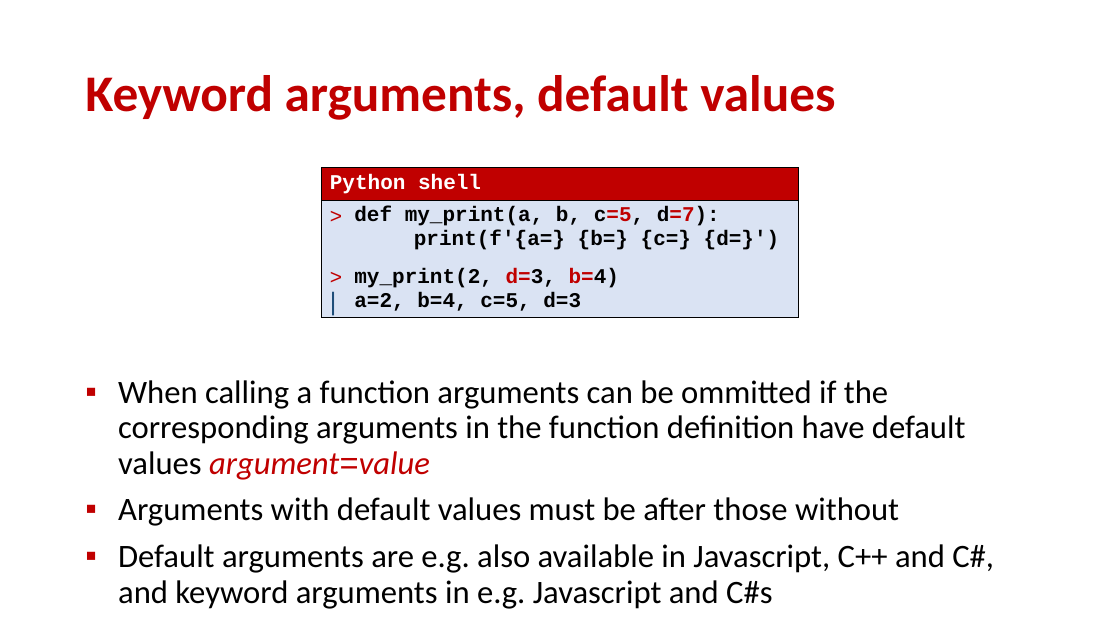
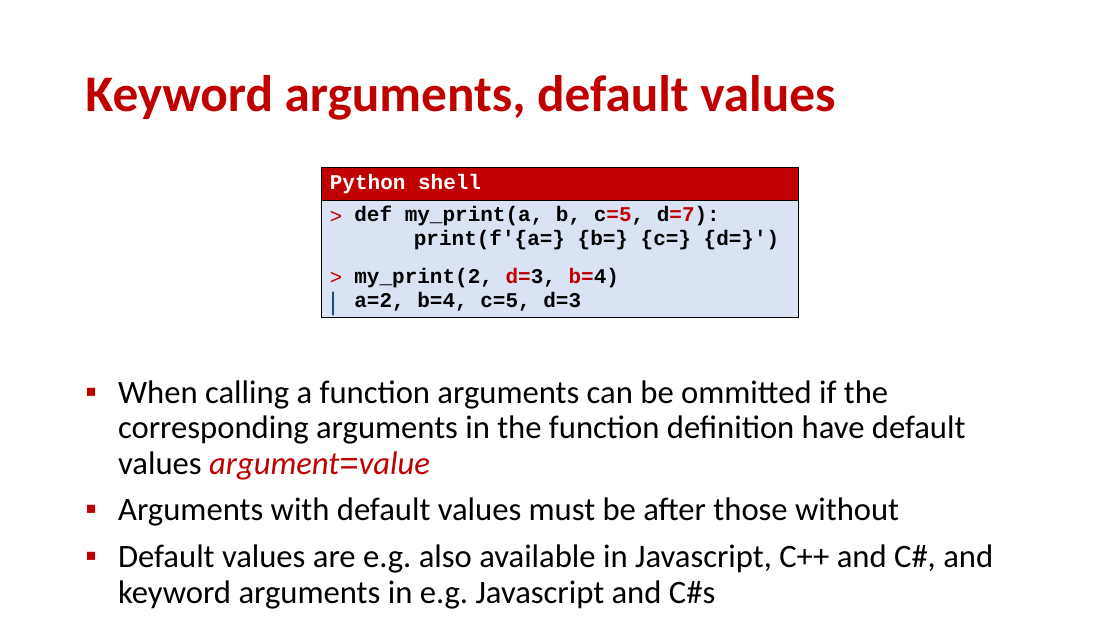
Before and after one commit to gsbrodal/gsbrodal.github.io, a slide deck: slide 16 of ipsa/slides/functions.pptx. Drawn at 1120x630 pixels with LibreOffice and Linux fonts; fonts in the diff are those of the drawing. Boxes give left, top, right and bottom in pixels: in the first picture for what was removed or moved away, otherwise in the second. Text is boxed around its words. In the diff, an @@ line names an element or a change of style, - is before the commit and + after.

```diff
--- a/ipsa/slides/functions.pptx
+++ b/ipsa/slides/functions.pptx
@@ text at (x1=118, y1=544, x2=993, y2=609): text changed @@
-▪ Default arguments are e.g. also available in Javascript, C++ and C#, and keyword arguments in e.g. Javascript and C#s
+▪ Default values are e.g. also available in Javascript, C++ and C#, and keyword arguments in e.g. Javascript and C#s
```
Also in this commit, not shown: 5 other files.
